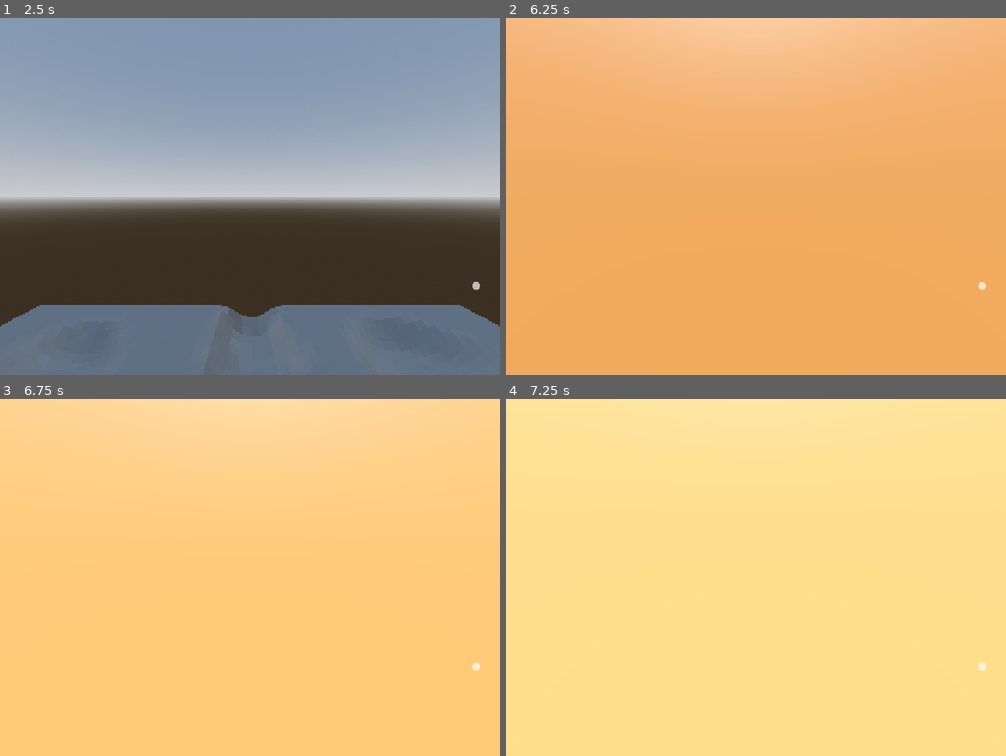
Above: before the commit, frames 1-4 (two rows, left to right).
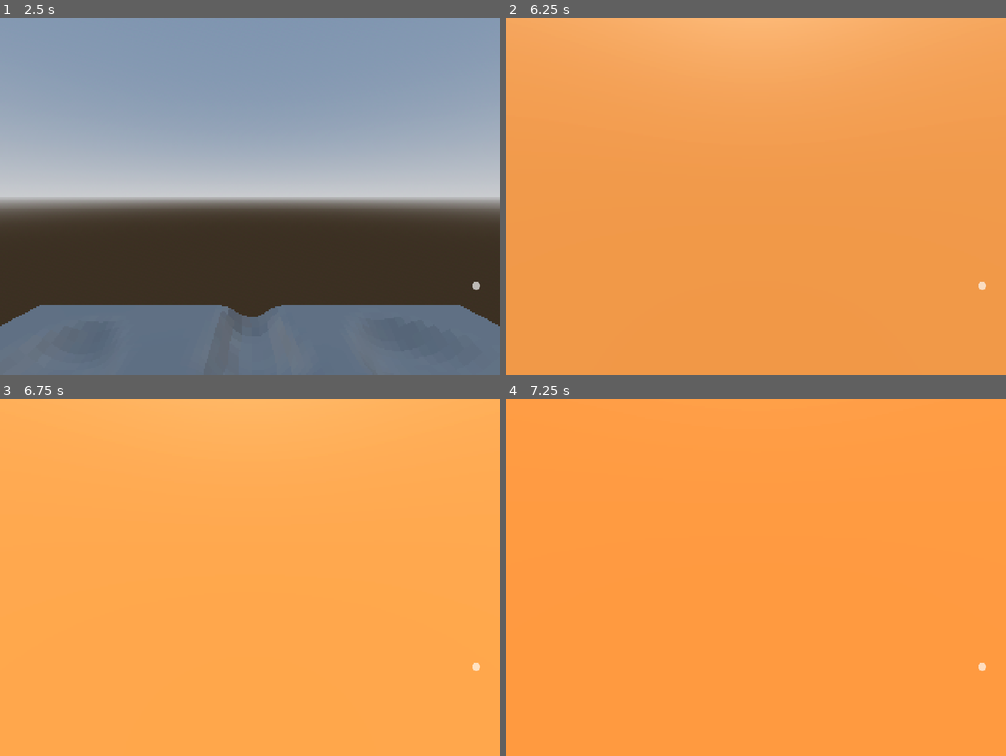
Above: after the commit, the same moments.

Repository: Octoan1/Respawn-Game-Jam-2025
Game: Godot game, scene res://scenes/main.tscn
The game is run twice, just before and just after one commit, with the same random seed, the same clock (stepped at 60 frames per second) and the same inputs.
Inputs (mouse positions are in pixels of both pictures, inside the frame that each line leads up to):
- Up to frame 1 (2.5 s): tap Enter at 0.5 s; move the mouse to (275, 196) at 0.52 s; hold W (move_forward) from 0.53 s (still down); click (275, 196) at 0.6 s; tap Space (jump) at 0.77, 1.52 s; move the mouse to (225, 196) at 1.27 s; click (225, 196) at 1.35 s; move the mouse to (260, 189) at 2.02 s; click (260, 189) at 2.1 s
- Up to frame 2 (6.25 s): move the mouse to (751, 203) at 2.77 s; click (751, 203) at 2.85 s; tap Space (jump) at 3.02, 3.77, 4.25, 4.52, 5.75, 6.02 s; move the mouse to (791, 200) at 3.52 s; click (791, 200) at 3.6 s; move the mouse to (716, 192) at 4.27 s; click (716, 192) at 4.35 s; tap Enter at 5 s; move the mouse to (761, 196) at 5.02 s; click (761, 196) at 5.1 s; move the mouse to (736, 189) at 5.77 s; release W (move_forward) at 5.78 s; hold D (move_right) from 5.78 s (still down); click (736, 189) at 5.85 s
- Up to frame 3 (6.75 s): move the mouse to (275, 577) at 6.52 s; release D (move_right) at 6.53 s; hold W (move_forward) from 6.53 s (still down); click (275, 577) at 6.6 s
- Up to frame 4 (7.25 s): keep holding W (move_forward); tap Space (jump) at 6.77 s

Frame 1 is identical in both runs. In frame 2, 41% of the frame differs, in the area x 0-100%, y 0-46%; in frame 3, 100%; in frame 4, 100%, in the area x 0-100%, y 0-100%.

Commit message:
Commit 5

Diff:
--- a/scenes/box_test.gd
+++ b/scenes/box_test.gd
@@ -11,7 +11,7 @@
 func _process(delta: float) -> void:
 	var t = GlobalTime.time_of_day
 	# Simple mapping: 6-18 = day, else night
-	if t >= 6.0 and t < 18.0:
+	if t >= 0.0 and t < 12.0:
 		material_override.albedo_color = day_color
 	else:
 		material_override.albedo_color = night_color
--- a/scripts/sun.gd
+++ b/scripts/sun.gd
@@ -1,20 +1,53 @@
 extends DirectionalLight3D
 
-# How fast the sun moves (degrees per second)
-#@export var sun_speed: int
+@export var sunrise_time : float = 0.0
+@export var sunset_time : float = 12.0
+@export var day_intensity : float = 1.0
+@export var night_intensity : float = 0.5
 
-#func _process(delta):
-	# Rotate the sun around the X axis
-	#rotation_degrees.x += sun_speed * delta
+@export var day_color : Color = Color(1.0, 0.95, 0.8)
+@export var sunrise_color : Color = Color(1.0, 0.6, 0.3)
+@export var sunset_color : Color = Color(1.0, 0.4, 0.2)
+@export var night_color : Color = Color(0.1, 0.1, 0.2)
 
-	# Keep rotation in 0-360 degrees
-	#rotation_degrees.x = fmod(rotation_degrees.x, 360)
-
-# Maximum sun rotation (0° = sunrise, 180° = sunset)
-@export var sun_angle_offset : float = 180 # Adjust so sun starts below horizon
+@export var sun_angle_offset : float
 
 func _process(delta: float) -> void:
-	# Map time_of_day (0-24) to rotation
-	# 6 AM -> 0°, 18 PM -> 180°, 0-6 & 18-24 below horizon
 	var t = GlobalTime.time_of_day
+
+	# Rotate based on time of day (same as before)
 	rotation_degrees.x = ((t / 24.0) * 360.0) + sun_angle_offset
+	rotation_degrees.x = fmod(rotation_degrees.x, 360.0)
+
+	# Calculate intensity and color
+	var factor := _get_light_factor(t)
+	light_energy = lerp(night_intensity, day_intensity, factor)
+	light_color = _get_sun_color(t)
+
+	if(t < sunrise_time - 1 or t > sunset_time + 1):
+		visible = false
+	else:
+		visible = true
+
+func _get_light_factor(t: float) -> float:
+	# Smooth fade in/out near sunrise/sunset
+	if t < sunrise_time - 1 or t > sunset_time + 1:
+		return 0.5  # Night
+	elif t < sunrise_time + 1.0:
+		return (t - sunrise_time) / 1.0  # Sunrise fade-in
+	elif t > sunset_time - 1.0:
+		return (sunset_time - t) / 1.0  # Sunset fade-out
+	else:
+		return 1.0  # Full day
+
+func _get_sun_color(t: float) -> Color:
+	if t < sunrise_time - 1 or t > sunset_time + 1:
+		return night_color
+	elif t < sunrise_time + 3.0:
+		var f = (t - sunrise_time) / 3.0
+		return sunrise_color.lerp(day_color, f)
+	elif t > sunset_time - 3.0:
+		var f = (sunset_time - t) / 3.0
+		return sunset_color.lerp(day_color, f)
+	else:
+		return day_color
